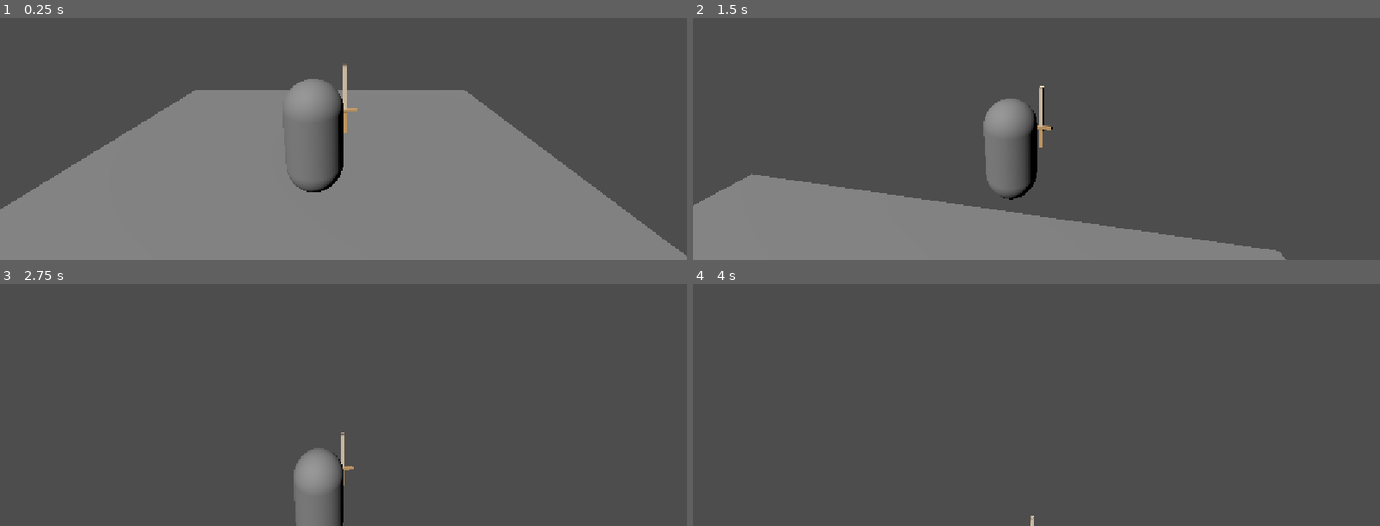
Above: before the commit, frames 1-4 (two rows, left to right).
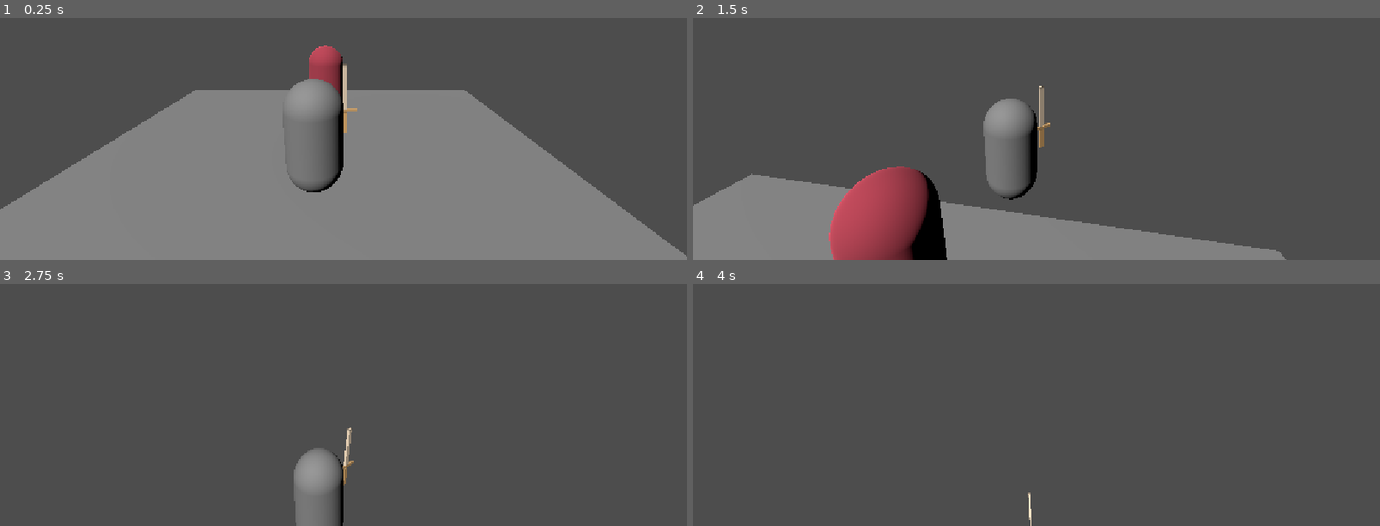
Above: after the commit, the same moments.

Repository: felipeallen20/valero-arpg
Game: Godot game, scene res://scenes/world.tscn
Two runs of this game, one before a commit and one after it. Both use one fixed random seed, a clock stepped at 60 frames per second and the inputs below. The project has no main scene, so this scene is started directly.
Inputs (mouse positions are in pixels of both pictures, inside the frame that each line leads up to):
- Up to frame 1 (0.25 s): no input
- Up to frame 2 (1.5 s): move the mouse to (1070, 66) at 0.52 s; press the mouse at (1070, 66) at 0.53 s; hold W (forward) from 0.53 s (still down); tap Space (jump) at 0.77 s; move the mouse to (1002, 68) at 1.27 s; release the mouse at (1002, 68) at 1.28 s; click (1002, 68) at 1.35 s
- Up to frame 3 (2.75 s): keep holding W (forward); tap Space (jump) at 1.52 s; move the mouse to (357, 325) at 2.02 s; press the mouse at (357, 325) at 2.03 s
- Up to frame 4 (4 s): keep holding W (forward); move the mouse to (1029, 339) at 2.77 s; release the mouse at (1029, 339) at 2.78 s; click (1029, 339) at 2.85 s; tap Space (jump) at 3.02, 3.77 s; move the mouse to (1084, 337) at 3.52 s; press the mouse at (1084, 337) at 3.53 s

The runs differ from the first frame. In frame 1, 0.7% of the frame differs, in the area x 45-50%, y 11-34%; in frame 2, 5.6%, in the area x 19-53%, y 28-100%; in frame 3, 0.2%; in frame 4, less than 0.1%.

Commit message:
Enemy takes damage and show the health bar

Diff:
--- a/valero/project.godot
+++ b/valero/project.godot
@@ -46,6 +46,11 @@
 "events": [Object(InputEventKey,"resource_local_to_scene":false,"resource_name":"","device":-1,"window_id":0,"alt_press …(191 unchanged characters)…
 ]
 }
+attack={
+"deadzone": 0.2,
+"events": [Object(InputEventMouseButton,"resource_local_to_scene":false,"resource_name":"","device":-1,"window_id":0,"alt_pressed":false,"shift_pressed":false,"ctrl_pressed":false,"meta_pressed":false,"button_mask":0,"position":Vector2(0, 0),"global_position":Vector2(0, 0),"factor":1.0,"button_index":1,"canceled":false,"pressed":false,"double_click":false,"script":null)
+]
+}
 
 [physics]
 
--- /dev/null
+++ b/valero/scenes/enemy.tscn
@@ -0,0 +1,26 @@
+[gd_scene format=3 uid="uid://dbrdyhkcvccbv"]
+
+[ext_resource type="Script" uid="uid://4qnwyajakm1s" path="res://scripts/enemies/enemy.gd" id="1_7p1mj"]
+[ext_resource type="Script" uid="uid://5fl5kcfj1p7c" path="res://scripts/enemies/UI/health_bar_3d.gd" id="2_md0e3"]
+
+[sub_resource type="CapsuleMesh" id="CapsuleMesh_nb4d6"]
+
+[sub_resource type="StandardMaterial3D" id="StandardMaterial3D_wwd58"]
+albedo_color = Color(0.7397003, 0.262786, 0.33306265, 1)
+
+[sub_resource type="CapsuleShape3D" id="CapsuleShape3D_t2dqk"]
+
+[node name="Enemy" type="CharacterBody3D" unique_id=703695394]
+collision_layer = 4
+script = ExtResource("1_7p1mj")
+
+[node name="MeshInstance3D" type="MeshInstance3D" parent="." unique_id=1474738438]
+mesh = SubResource("CapsuleMesh_nb4d6")
+surface_material_override/0 = SubResource("StandardMaterial3D_wwd58")
+
+[node name="CollisionShape3D" type="CollisionShape3D" parent="." unique_id=1183101584]
+shape = SubResource("CapsuleShape3D_t2dqk")
+
+[node name="HealthBar" type="Node3D" parent="." unique_id=2007094503]
+transform = Transform3D(1, 0, 0, 0, 1, 0, 0, 0, 1, 0, 1.4517548, 0)
+script = ExtResource("2_md0e3")
--- a/valero/scenes/weapons/practice_sword.tscn
+++ b/valero/scenes/weapons/practice_sword.tscn
@@ -18,19 +18,80 @@
 [sub_resource type="StandardMaterial3D" id="StandardMaterial3D_auo53"]
 albedo_texture = ExtResource("5_rt4hf")
 
+[sub_resource type="Animation" id="Animation_ekm0b"]
+length = 0.6
+tracks/0/type = "value"
+tracks/0/imported = false
+tracks/0/enabled = true
+tracks/0/path = NodePath("Pivot:rotation")
+tracks/0/interp = 1
+tracks/0/loop_wrap = true
+tracks/0/keys = {
+"times": PackedFloat32Array(0),
+"transitions": PackedFloat32Array(1),
+"update": 0,
+"values": [Vector3(0, 0, 0)]
+}
+
+[sub_resource type="Animation" id="Animation_auo53"]
+resource_name = "attack"
+length = 0.75
+tracks/0/type = "value"
+tracks/0/imported = false
+tracks/0/enabled = true
+tracks/0/path = NodePath("Pivot:rotation")
+tracks/0/interp = 1
+tracks/0/loop_wrap = true
+tracks/0/keys = {
+"times": PackedFloat32Array(0.12, 0.18, 0.25, 0.28, 0.35, 0.45, 0.55, 0.6, 0.72),
+"transitions": PackedFloat32Array(1, 1, 1, 1, 1, 1, 1, 1, 1),
+"update": 0,
+"values": [Vector3(0, 0, -0.2617994), Vector3(0, 0.43633232, -0.2617994), Vector3(0, 0.43633232, -0.5235988), Vector3(0, 0.6981317, -0.5235988), Vector3(0, 0.6981317, -0.7853982), Vector3(0, 1.5707964, -0.7853982), Vector3(0, 1.7453293, -0.7853982), Vector3(0, 0.7853982, -0.5235988), Vector3(0, 0.7853982, 0)]
+}
+tracks/1/type = "method"
+tracks/1/imported = false
+tracks/1/enabled = true
+tracks/1/path = NodePath(".")
+tracks/1/interp = 1
+tracks/1/loop_wrap = true
+tracks/1/keys = {
+"times": PackedFloat32Array(0.43333334, 0.56666666),
+"transitions": PackedFloat32Array(1, 1),
+"values": [{
+"args": [],
+"method": &"enable_hit"
+}, {
+"args": [],
+"method": &"disable_hit"
+}]
+}
+
+[sub_resource type="AnimationLibrary" id="AnimationLibrary_rt4hf"]
+_data = {
+&"RESET": SubResource("Animation_ekm0b"),
+&"attack": SubResource("Animation_auo53")
+}
+
 [node name="PracticeSword" type="Node3D" unique_id=938474064]
 transform = Transform3D(1.75, 0, 0, 0, 1.75, 0, 0, 0, 1.75, 0, -0.16624108, 0)
 script = ExtResource("1_hvg78")
 
-[node name="Hitbox" type="Area3D" parent="." unique_id=563772348]
+[node name="Pivot" type="Node3D" parent="." unique_id=1928715599]
+
+[node name="Hitbox" type="Area3D" parent="Pivot" unique_id=563772348]
 transform = Transform3D(1, 0, 0, 0, 1, 0, 0, 0, 1, 0, -0.0025238395, 0)
+collision_layer = 0
+collision_mask = 4
 
-[node name="CollisionShape3D" type="CollisionShape3D" parent="Hitbox" unique_id=1771601606]
+[node name="CollisionShape3D" type="CollisionShape3D" parent="Pivot/Hitbox" unique_id=1771601606]
 transform = Transform3D(0.1, 0, 0, 0, 0.5, 0, 0, 0, 0.05, 0.0071227048, 0.6641387, 0.020778982)
 shape = SubResource("BoxShape3D_jxsi6")
 
-[node name="Mesh" type="MeshInstance3D" parent="." unique_id=1804440856]
+[node name="Mesh" type="MeshInstance3D" parent="Pivot" unique_id=1804440856]
 mesh = ExtResource("2_o4rta")
 surface_material_override/0 = SubResource("StandardMaterial3D_36qle")
 surface_material_override/1 = SubResource("StandardMaterial3D_ekm0b")
 surface_material_override/2 = SubResource("StandardMaterial3D_auo53")
+
+[node name="AnimationPlayer" type="AnimationPlayer" parent="." unique_id=265341000]
+libraries/ = SubResource("AnimationLibrary_rt4hf")
--- a/valero/scenes/world.tscn
+++ b/valero/scenes/world.tscn
@@ -2,6 +2,7 @@
 
 [ext_resource type="Script" uid="uid://cgxdi2i8d34kg" path="res://scripts/world/world.gd" id="1_nnsk1"]
 [ext_resource type="PackedScene" uid="uid://bbkopmp5481wl" path="res://scenes/player.tscn" id="2_rwgxs"]
+[ext_resource type="PackedScene" uid="uid://dbrdyhkcvccbv" path="res://scenes/enemy.tscn" id="3_4wyf3"]
 
 [sub_resource type="BoxShape3D" id="BoxShape3D_wwd58"]
 
@@ -25,3 +26,6 @@
 transform = Transform3D(0.8660254, 0.38302222, -0.32139382, 0, 0.64278764, 0.76604444, 0.5, -0.66341394, 0.5566704, 50, 50, 50)
 
 [node name="Player" parent="." unique_id=2042077057 instance=ExtResource("2_rwgxs")]
+
+[node name="Enemy" parent="." unique_id=703695394 instance=ExtResource("3_4wyf3")]
+transform = Transform3D(1, 0, 0, 0, 1, 0, 0, 0, 1, -0.019, 1.2, -3.34)
--- /dev/null
+++ b/valero/scripts/enemies/UI/health_bar_3d.gd
@@ -0,0 +1,90 @@
+class_name HealthBar3D
+extends Node3D
+
+@export var bar_size := Vector2(1.2, 0.12)
+@export var border := 0.03
+@export var fill_color := Color(0.85, 0.1, 0.1)
+@export var back_color := Color(0.1, 0.1, 0.1)
+@export var flash_color := Color.WHITE
+@export var hide_when_full := true
+
+var _fill_mesh: QuadMesh
+var _fill_material: StandardMaterial3D
+var _tween: Tween
+var _flash_tween: Tween
+
+# Proporción mostrada (0..1). Se anima con un Tween; al cambiar, redibuja el relleno.
+var _display_ratio := 1.0:
+	set(value):
+		_display_ratio = clampf(value, 0.0, 1.0)
+		_update_fill()
+
+
+func _ready() -> void:
+	# Fondo (un poco más grande que el relleno para dar efecto de borde)
+	var back_mesh := QuadMesh.new()
+	back_mesh.size = bar_size + Vector2.ONE * border * 2.0
+	back_mesh.material = _make_material(back_color)
+	_add_quad(back_mesh)
+
+	# Relleno
+	_fill_mesh = QuadMesh.new()
+	_fill_material = _make_material(fill_color)
+	_fill_mesh.material = _fill_material
+	_add_quad(_fill_mesh)
+
+	_update_fill()
+
+
+## Actualiza la barra. ratio = vida actual / vida máxima.
+func set_ratio(ratio: float, animate := true) -> void:
+	ratio = clampf(ratio, 0.0, 1.0)
+	if hide_when_full:
+		visible = ratio < 1.0
+
+	if not animate:
+		_display_ratio = ratio
+		return
+
+	var took_damage := ratio < _display_ratio
+	if _tween:
+		_tween.kill()
+	_tween = create_tween()
+	_tween.tween_property(self, "_display_ratio", ratio, 0.2) \
+		.set_trans(Tween.TRANS_QUAD).set_ease(Tween.EASE_OUT)
+
+	if took_damage:
+		_flash()
+
+
+func _flash() -> void:
+	if _flash_tween:
+		_flash_tween.kill()
+	_fill_material.albedo_color = flash_color
+	_flash_tween = create_tween()
+	_flash_tween.tween_property(_fill_material, "albedo_color", fill_color, 0.15)
+
+
+# El relleno se ancla a la izquierda: se reduce el ancho del quad y se desplaza
+# su centro dentro de la propia malla (así el billboard no lo separa del fondo).
+func _update_fill() -> void:
+	if _fill_mesh == null:
+		return
+	var w := maxf(bar_size.x * _display_ratio, 0.0001)
+	_fill_mesh.size = Vector2(w, bar_size.y)
+	_fill_mesh.center_offset = Vector3(-(bar_size.x - w) * 0.5, 0.0, 0.01)
+
+
+func _make_material(color: Color) -> StandardMaterial3D:
+	var material := StandardMaterial3D.new()
+	material.albedo_color = color
+	material.shading_mode = BaseMaterial3D.SHADING_MODE_UNSHADED
+	material.billboard_mode = BaseMaterial3D.BILLBOARD_ENABLED
+	return material
+
+
+func _add_quad(mesh: Mesh) -> void:
+	var instance := MeshInstance3D.new()
+	instance.mesh = mesh
+	instance.cast_shadow = GeometryInstance3D.SHADOW_CASTING_SETTING_OFF
+	add_child(instance)
--- /dev/null
+++ b/valero/scripts/enemies/enemy.gd
@@ -0,0 +1,30 @@
+class_name Enemy
+extends CharacterBody3D
+
+signal died
+
+@export var max_health := 50.0
+@onready var _health_bar: HealthBar3D = $HealthBar
+
+var health := 0.0
+
+
+func _ready() -> void:
+	health = max_health
+	_health_bar.set_ratio(1.0, false)
+
+
+func take_damage(amount: float) -> void:
+	if health <= 0.0:
+		return
+	health = maxf(health - amount, 0.0)
+	_health_bar.set_ratio(health / max_health)
+	print("%s recibió %s de daño. Vida: %s/%s" % [name, amount, health, max_health])
+	if health <= 0.0:
+		_die()
+
+
+func _die() -> void:
+	print("%s murió" % name)
+	died.emit()
+	queue_free()
--- a/valero/scripts/player/player.gd
+++ b/valero/scripts/player/player.gd
@@ -31,6 +31,7 @@
 # --- Referencias ---
 @onready var _camera_pivot: Node3D = $ThirdPerson
 @onready var _model: Node3D = $Model
+@onready var _weapon: Weapon = $PracticeSword   # ← ajusta a tu ruta real
 
 # --- Estado ---
 # Se toma la gravedad del proyecto en lugar de fijar una propia, para respetar
@@ -44,12 +45,14 @@
 	# Mantiene al jugador pegado al suelo en pendientes y escalones pequeños,
 	# evitando que "flote" o pierda el contacto al bajar rampas suaves.
 	floor_snap_length = 0.3
+	_weapon.wielder = self
 
 
 func _physics_process(delta: float) -> void:
 	_update_jump_assist(delta)
 	_apply_gravity(delta)
 	_try_jump()
+	_try_attack()
 
 	var direction := _input_direction()
 	_apply_horizontal_movement(direction, delta)
@@ -124,3 +127,11 @@
 		return
 	var target_angle := atan2(-direction.x, -direction.z)
 	_model.rotation.y = lerp_angle(_model.rotation.y, target_angle, 1.0 - exp(-TURN_SPEED * delta))
+
+# --- Ataque ---
+# Mantener el clic encadena ataques; el cooldown del arma marca el ritmo.
+func _try_attack() -> void:
+	if Input.mouse_mode != Input.MOUSE_MODE_CAPTURED:
+		return  # con el mouse liberado (Esc) el clic no debe atacar
+	if Input.is_action_pressed("attack"):
+		_weapon.attack()
--- a/valero/scripts/weapons/melee_weapon.gd
+++ b/valero/scripts/weapons/melee_weapon.gd
@@ -1,9 +1,33 @@
 class_name MeleeWeapon
 extends Weapon
 
-@onready var _hitbox: Area3D = $Hitbox
+@onready var _anim: AnimationPlayer = $AnimationPlayer
+@onready var _hitbox: Area3D = $Pivot/Hitbox
+
+var _already_hit: Array[Node] = []
+
+
+func _ready() -> void:
+	_hitbox.monitoring = false
+	_hitbox.body_entered.connect(_on_hitbox_body_entered)
 
 
 func _perform_attack() -> void:
-	for body in _hitbox.get_overlapping_bodies():
-		_deal_damage(body)
+	_anim.play("attack")
+
+
+# Los llama la animación (Call Method Track).
+func enable_hit() -> void:
+	_already_hit.clear()
+	_hitbox.set_deferred("monitoring", true)
+
+
+func disable_hit() -> void:
+	_hitbox.set_deferred("monitoring", false)
+
+
+func _on_hitbox_body_entered(body: Node3D) -> void:
+	if body in _already_hit:
+		return
+	_already_hit.append(body)
+	_deal_damage(body)
Not shown, added: valero/scripts/enemies/UI/health_bar_3d.gd.uid
Not shown, added: valero/scripts/enemies/enemy.gd.uid
